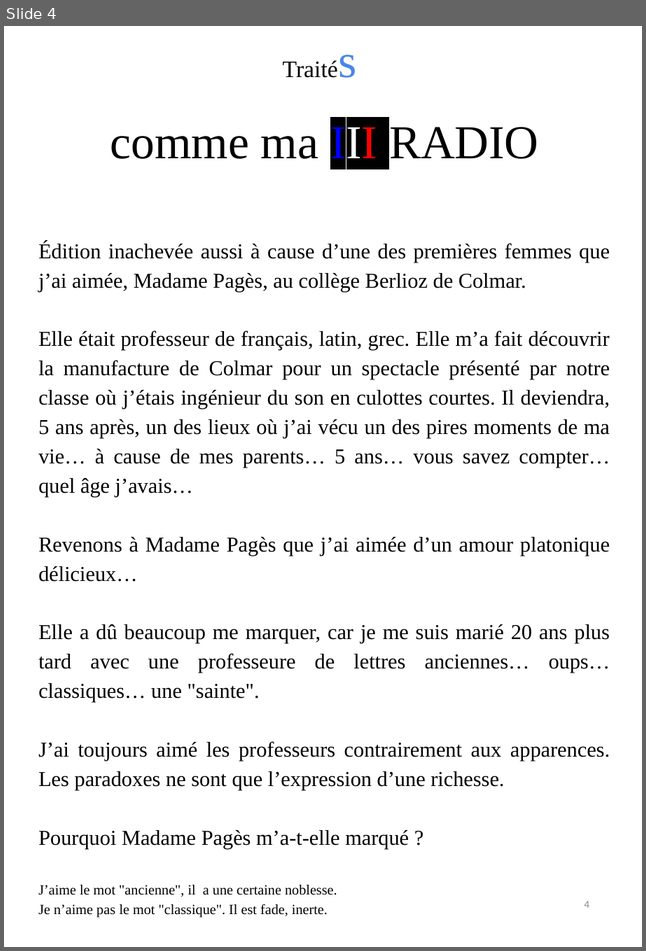
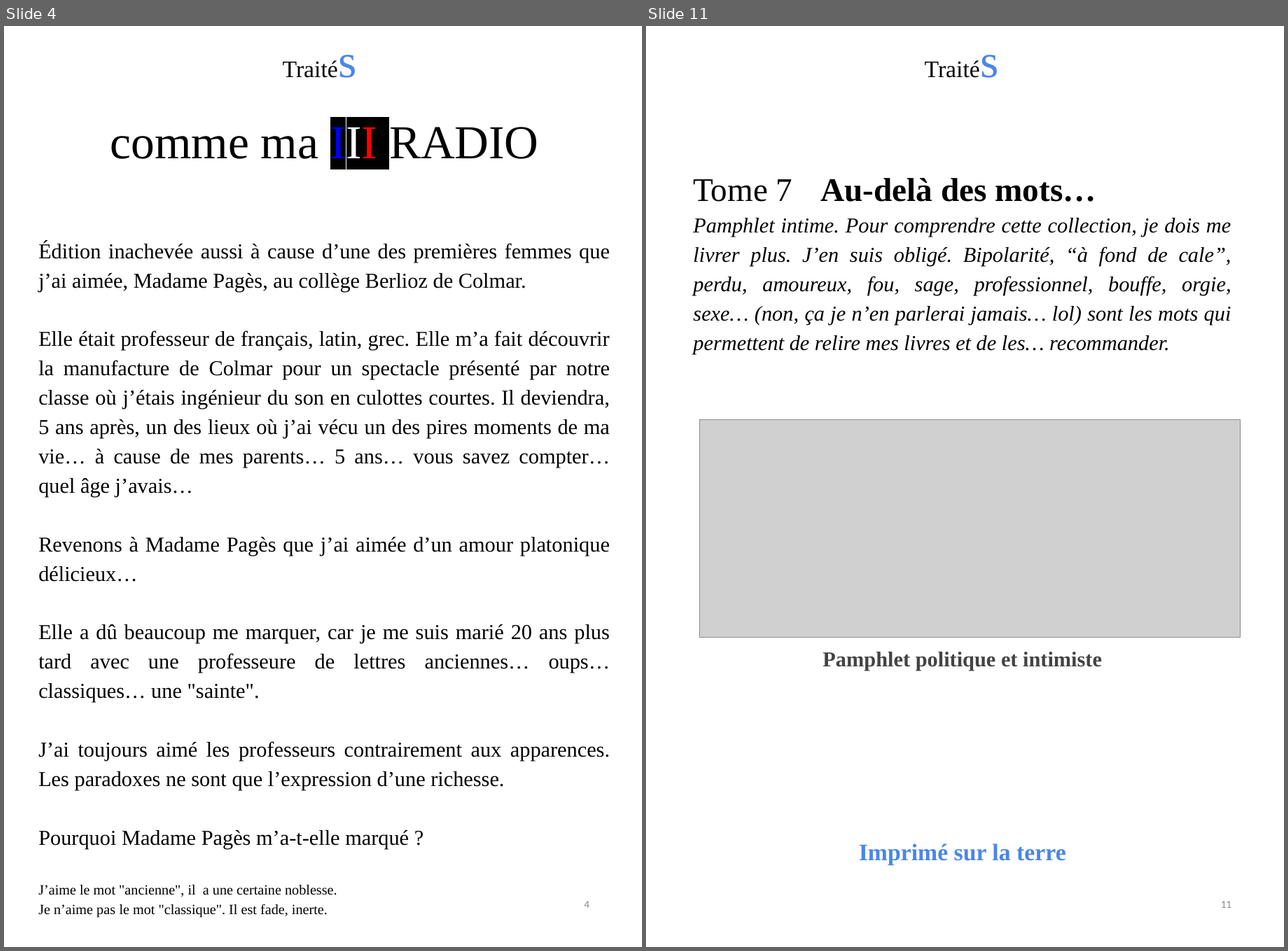
Before and after one commit to BenjaminLOUIS84/e_commerce, a slide deck: e_commerce/public/ppsx/tome3.ppsx. Shown side by side, each under a label of ours: slide 4 before the commit, slides 4 and 11 after it; the slides between them are not shown. The pictures are 646x951 and 1288x951 pixels, drawn with LibreOffice and Linux fonts; fonts in the diff are those of the drawing; grey boxes stand for pictures. Boxes give left, top, right and bottom in pixels: in the first picture for what was removed or moved away, otherwise in the second. Text is boxed around its words. In the diff, an @@ line names an element or a change of style, - is before the commit and + after.

```diff
--- a/e_commerce/public/ppsx/tome3.ppsx
+++ b/e_commerce/public/ppsx/tome3.ppsx
@@ slide 11 added at (646,26,1284,947), background #FFFFFF @@
@@ text added at (916,26,1014,118), 20.1 pt, text #000000 @@
+Traités
@@ text added at (693,178,1231,354), 18 pt, text #000000, italic @@
+Tome 7 Au-delà des mots…
+Pamphlet intime. Pour comprendre cette collection, je dois me livrer plus. J’en suis obligé. Bipolarité, “à fond de cale”, perdu, amoureux, fou, sage, professionnel, bouffe, orgie, sexe… (non, ça je n’en parlerai jamais… lol) sont les mots qui permettent de relire mes livres et de les… recommander.
@@ picture added at (700,419,1240,637) @@
@@ text added at (822,652,1102,865), 18 pt, text #434343, bold @@
+Pamphlet politique et intimiste
+Imprimé sur la terre
@@ page number added at (1221,901,1231,908), 9 pt, text #8C8C8C @@
+11
```
Also in this commit, not shown: 2 slides changed, 52 other slides added.
